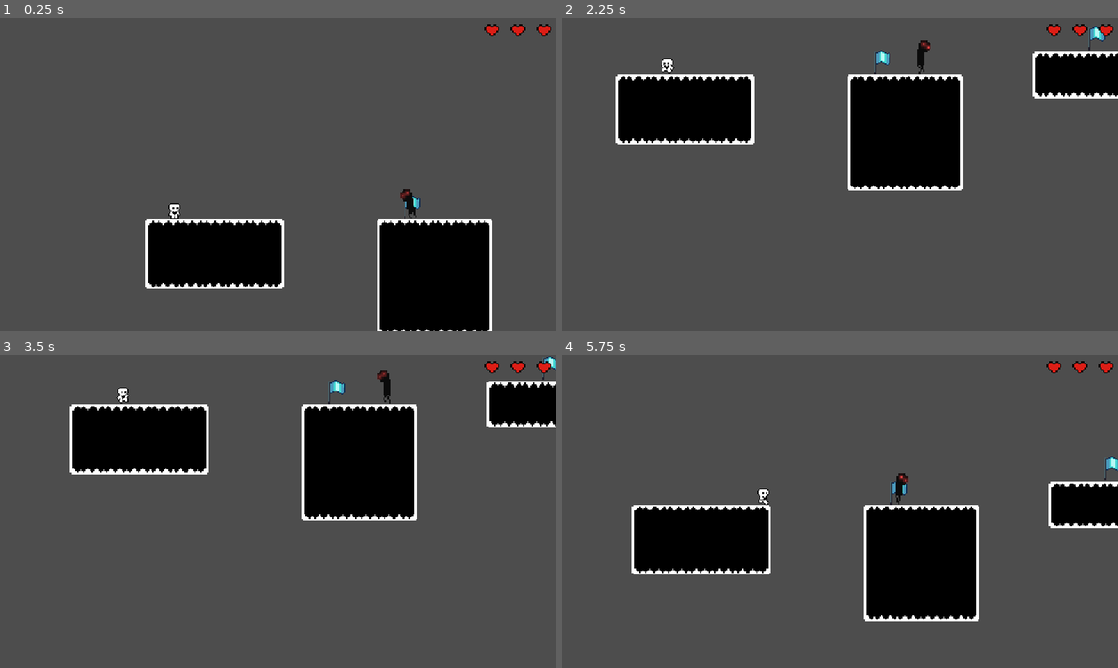
Above: before the commit, frames 1-4 (two rows, left to right).
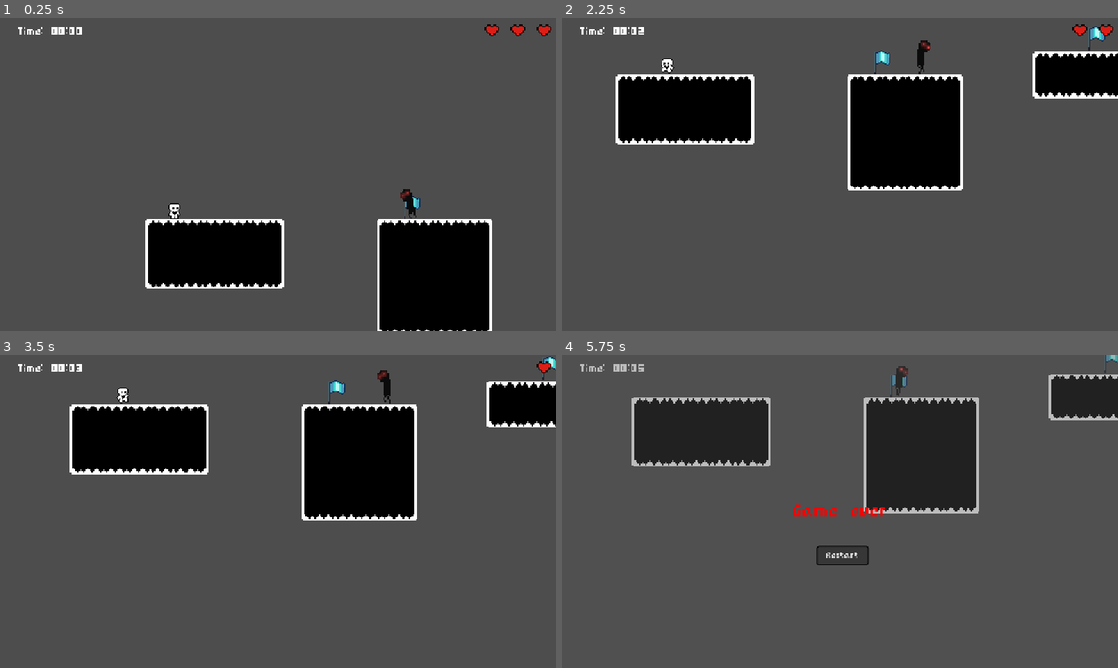
Above: after the commit, the same moments.

Repository: vickraz/Spel-ht26
Game: Godot game, scene res://Scenes/Levels/level.tscn
Same seed, same stepped clock (60 frames per second), same inputs: the game is played once before the commit and once after it.
Inputs:
- Up to frame 1 (0.25 s): no input
- Up to frame 2 (2.25 s): hold D (Move right) 0.53-2.03 s; tap Space (Jump) at 0.77, 1.52 s; hold A (Move left) from 2.03 s (still down)
- Up to frame 3 (3.5 s): release A (Move left) at 2.78 s; hold D (Move right) from 2.78 s (still down); tap Space (Jump) at 3.02 s
- Up to frame 4 (5.75 s): tap Space (Jump) at 3.77, 4.52 s; release D (Move right) at 4.28 s; hold A (Move left) 4.28-5.03 s; hold D (Move right) from 5.03 s (still down)

The runs differ from the first frame. In frame 1, 0.1% of the frame differs, in the area x 3-15%, y 2-6%; in frame 2, 0.2%; in frame 3, 0.3%; in frame 4, 30%, in the area x 3-100%, y 0-86%.

Commit message:
game over menu done

Diff:
--- a/platformer-ht26/Scenes/Levels/level.tscn
+++ b/platformer-ht26/Scenes/Levels/level.tscn
@@ -1,11 +1,14 @@
-[gd_scene load_steps=9 format=4 uid="uid://d3oaim3h1e5y0"]
+[gd_scene load_steps=12 format=4 uid="uid://d3oaim3h1e5y0"]
 
 [ext_resource type="Texture2D" uid="uid://clpajx4utjfhk" path="res://Assets/tileset.png" id="1_f1n8c"]
 [ext_resource type="Script" uid="uid://cbsu6plcos5x7" path="res://Scripts/level.gd" id="1_yjxcc"]
 [ext_resource type="PackedScene" uid="uid://displ00x7vfjk" path="res://Scenes/player.tscn" id="2_7x7pb"]
 [ext_resource type="PackedScene" uid="uid://5xntjfnaid74" path="res://Scenes/checkpoint.tscn" id="4_lkqqh"]
 [ext_resource type="PackedScene" uid="uid://cr42mmvoac8wb" path="res://Scenes/enemy.tscn" id="5_tq1so"]
+[ext_resource type="Script" uid="uid://ckaufgn60ve84" path="res://Scripts/hud.gd" id="6_lhx7y"]
 [ext_resource type="Texture2D" uid="uid://dkit1iosmegx8" path="res://Assets/heart.png" id="6_rv5g2"]
+[ext_resource type="FontFile" uid="uid://2i2xr13aqolg" path="res://Fonts ant themes/pixel_font.ttf" id="8_i5435"]
+[ext_resource type="PackedScene" uid="uid://dnph8noljvyq1" path="res://Scenes/game_over_menu.tscn" id="9_jbixu"]
 
 [sub_resource type="TileSetAtlasSource" id="TileSetAtlasSource_7x7pb"]
 texture = ExtResource("1_f1n8c")
@@ -409,6 +412,7 @@
 position = Vector2(713, 336)
 
 [node name="HUD" type="CanvasLayer" parent="."]
+script = ExtResource("6_lhx7y")
 
 [node name="HBoxContainer" type="HBoxContainer" parent="HUD"]
 anchors_preset = 1
@@ -435,3 +439,14 @@
 custom_minimum_size = Vector2(50, 50)
 layout_mode = 2
 texture = ExtResource("6_rv5g2")
+
+[node name="TimeLabel" type="Label" parent="HUD"]
+offset_left = 37.0
+offset_top = 19.0
+offset_right = 77.0
+offset_bottom = 42.0
+theme_override_fonts/font = ExtResource("8_i5435")
+theme_override_font_sizes/font_size = 18
+text = "Time: 00:00"
+
+[node name="GameOverMenu" parent="." instance=ExtResource("9_jbixu")]
--- /dev/null
+++ b/platformer-ht26/Scenes/game_over_menu.tscn
@@ -0,0 +1,81 @@
+[gd_scene load_steps=6 format=3 uid="uid://dnph8noljvyq1"]
+
+[ext_resource type="FontFile" uid="uid://2i2xr13aqolg" path="res://Fonts ant themes/pixel_font.ttf" id="1_arass"]
+[ext_resource type="Script" uid="uid://dc30r6mi22b1" path="res://Scripts/game_over_menu.gd" id="1_i22rp"]
+
+[sub_resource type="StyleBoxFlat" id="StyleBoxFlat_arass"]
+bg_color = Color(0.0605303, 0.0605304, 0.0605303, 1)
+border_width_left = 2
+border_width_top = 2
+border_width_right = 2
+border_width_bottom = 2
+border_color = Color(0, 0, 0, 1)
+corner_radius_top_left = 5
+corner_radius_top_right = 5
+corner_radius_bottom_right = 5
+corner_radius_bottom_left = 4
+
+[sub_resource type="StyleBoxFlat" id="StyleBoxFlat_i22rp"]
+bg_color = Color(0.417896, 0.417896, 0.417896, 1)
+border_width_left = 2
+border_width_top = 2
+border_width_right = 2
+border_width_bottom = 2
+border_color = Color(0, 0, 0, 1)
+corner_radius_top_left = 5
+corner_radius_top_right = 5
+corner_radius_bottom_right = 5
+corner_radius_bottom_left = 4
+
+[sub_resource type="StyleBoxFlat" id="StyleBoxFlat_dsdey"]
+bg_color = Color(0.214103, 0.214103, 0.214103, 1)
+border_width_left = 2
+border_width_top = 2
+border_width_right = 2
+border_width_bottom = 2
+border_color = Color(0, 0, 0, 1)
+corner_radius_top_left = 5
+corner_radius_top_right = 5
+corner_radius_bottom_right = 5
+corner_radius_bottom_left = 4
+
+[node name="GameOverMenu" type="CanvasLayer"]
+script = ExtResource("1_i22rp")
+
+[node name="ColorRect" type="ColorRect" parent="."]
+offset_left = -106.0
+offset_top = -68.0
+offset_right = 1256.0
+offset_bottom = 762.0
+color = Color(0.333333, 0.333333, 0.333333, 0.392157)
+
+[node name="GameOverLabel" type="Label" parent="."]
+anchors_preset = 8
+anchor_left = 0.5
+anchor_top = 0.5
+anchor_right = 0.5
+anchor_bottom = 0.5
+offset_left = -20.0
+offset_top = -11.5
+offset_right = 20.0
+offset_bottom = 11.5
+grow_horizontal = 2
+grow_vertical = 2
+size_flags_horizontal = 4
+theme_override_colors/font_color = Color(1, 0, 0, 1)
+theme_override_fonts/font = ExtResource("1_arass")
+theme_override_font_sizes/font_size = 30
+text = "Game over"
+
+[node name="RestartButton" type="Button" parent="."]
+offset_left = 527.0
+offset_top = 394.0
+offset_right = 635.0
+offset_bottom = 435.0
+theme_override_fonts/font = ExtResource("1_arass")
+theme_override_styles/hover = SubResource("StyleBoxFlat_arass")
+theme_override_styles/pressed = SubResource("StyleBoxFlat_i22rp")
+theme_override_styles/normal = SubResource("StyleBoxFlat_dsdey")
+text = "Restart"
+
+[connection signal="pressed" from="RestartButton" to="." method="_on_restart_button_pressed"]
--- /dev/null
+++ b/platformer-ht26/Scripts/game_over_menu.gd
@@ -0,0 +1,10 @@
+extends CanvasLayer
+
+
+# Called when the node enters the scene tree for the first time.
+func _ready() -> void:
+	hide()
+
+
+func _on_restart_button_pressed() -> void:
+	get_tree().reload_current_scene()
--- /dev/null
+++ b/platformer-ht26/Scripts/hud.gd
@@ -0,0 +1,26 @@
+extends CanvasLayer
+
+var time: float = 0.0
+var player_alive: bool = true
+
+
+# Called every frame. 'delta' is the elapsed time since the previous frame.
+func _process(delta: float) -> void:
+	if player_alive:
+		time += delta #Tiden i sekunder
+
+		var min = int(time/60)
+		var sec = int(time - min*60)
+		var time_string = "%02d:%02d" % [min, sec]
+		$TimeLabel.text = "Time: " + time_string
+
+
+#Anropas av level då spelaren dör
+func update_heart_symbols(lives: int) -> void:
+	var hearts_to_hide = 3 - lives
+	var i = 0
+	for heart_sybmol in $HBoxContainer.get_children():
+		heart_sybmol.hide()
+		i += 1
+		if i == hearts_to_hide:
+			break
--- a/platformer-ht26/Scripts/level.gd
+++ b/platformer-ht26/Scripts/level.gd
@@ -7,6 +7,7 @@
 @onready var player_spawn_pos: Marker2D = $PlayerSpawnPos
 @onready var camera_2d: Camera2D = $Camera2D
 
+var player_lives: int = 3
 
 # Called when the node enters the scene tree for the first time.
 func _ready() -> void:
@@ -25,8 +26,14 @@
 
 
 func _on_player_dead() -> void:
-	player = PLAYER_SCENE.instantiate()
-	player.connect("dead", _on_player_dead)
-	player.global_position = player_spawn_pos.global_position
-	player.get_node("RemoteTransform2D").remote_path = camera_2d.get_path()
-	add_child(player)
+	player_lives -= 1
+	$HUD.update_heart_symbols(player_lives)
+	if player_lives > 0:
+		player = PLAYER_SCENE.instantiate()
+		player.connect("dead", _on_player_dead)
+		player.global_position = player_spawn_pos.global_position
+		player.get_node("RemoteTransform2D").remote_path = camera_2d.get_path()
+		add_child(player)
+	else:
+		$HUD.player_alive = false
+		$GameOverMenu.show()
--- a/platformer-ht26/Scripts/player.gd
+++ b/platformer-ht26/Scripts/player.gd
@@ -149,11 +149,12 @@
 
 		#Lite extra krydda till dödsanimation
 		var tween = get_tree().create_tween()
-		tween.tween_property(self, "rotation", rotation + PI, 0.5)
-
+		if dir.x < 0:
+			tween.tween_property(self, "rotation", rotation - PI, 0.5)
+		else:
+			tween.tween_property(self, "rotation", rotation + PI, 0.5)
 
 ############ SIGNALS ##############################
-
 
 func _on_coyote_timer_timeout() -> void:
 	can_jump = false
Not shown, added: platformer-ht26/Scripts/game_over_menu.gd.uid
Not shown, added: platformer-ht26/Scripts/hud.gd.uid
